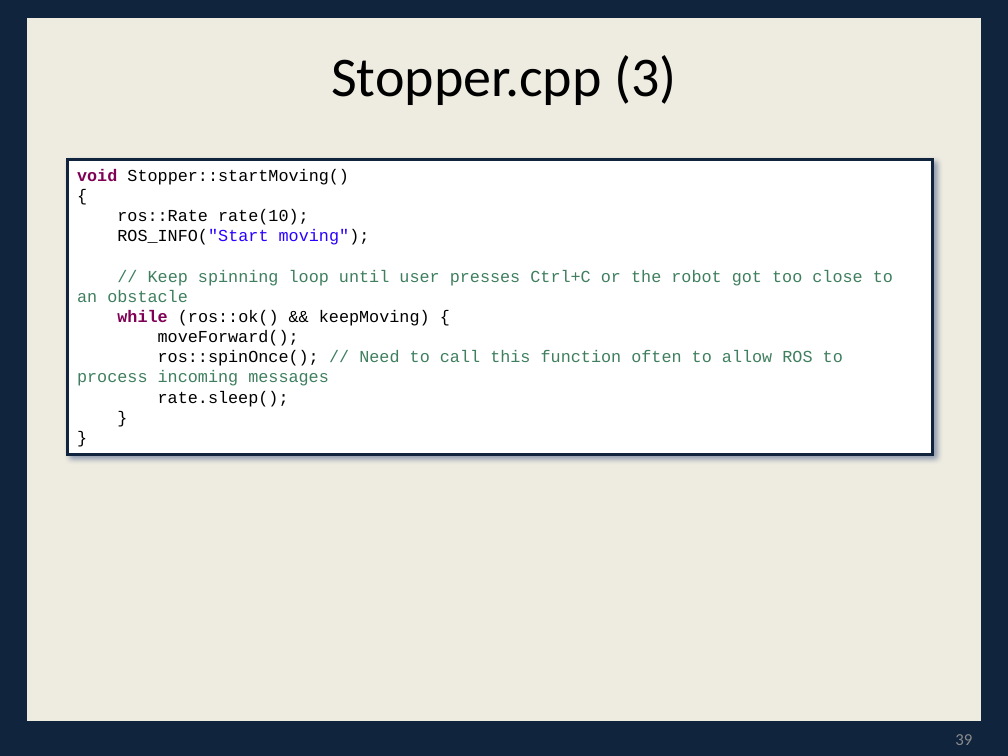
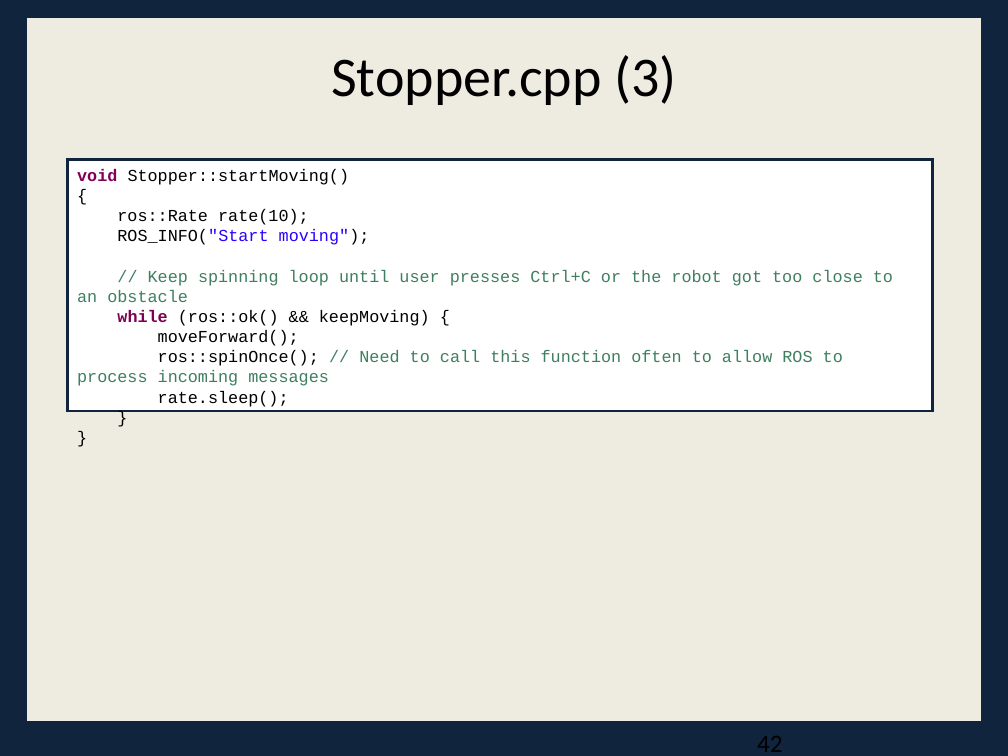
Before and after one commit to faustino-lukolo/Cpts483-Intro-To-Robotics, a slide deck: slide 42 of Resources/Lessons/ROSLesson3.pptx (slide 39 before the commit). Drawn at 1008x756 pixels with LibreOffice and Linux fonts; fonts in the diff are those of the drawing. Boxes give left, top, right and bottom in pixels: in the first picture for what was removed or moved away, otherwise in the second. Text is boxed around its words. In the diff, an @@ line names an element or a change of style, - is before the commit and + after.

```diff
--- a/Resources/Lessons/ROSLesson3.pptx
+++ b/Resources/Lessons/ROSLesson3.pptx
@@ background #0F243E to #10243E @@
@@ rectangle at (25,17,983,723): outline #0F243E 2 pt to #10243E 2.01 pt @@
@@ rectangle "void Stopper::startMoving()": place and size @@
-rectangle "void Stopper::startMoving()" at (68,159,932,455)
+rectangle "void Stopper::startMoving()" at (68,159,932,410)
@@ rectangle "void Stopper::startMoving()" at (68,159,932,410): less space between paragraphs; outline #0F243E 2 pt to #10243E 2.01 pt; shadow off @@
@@ page number removed at (955,734,972,745) @@
-39
```
Also in this commit, not shown: 43 other slides changed, 3 slides added, 11 other files.
